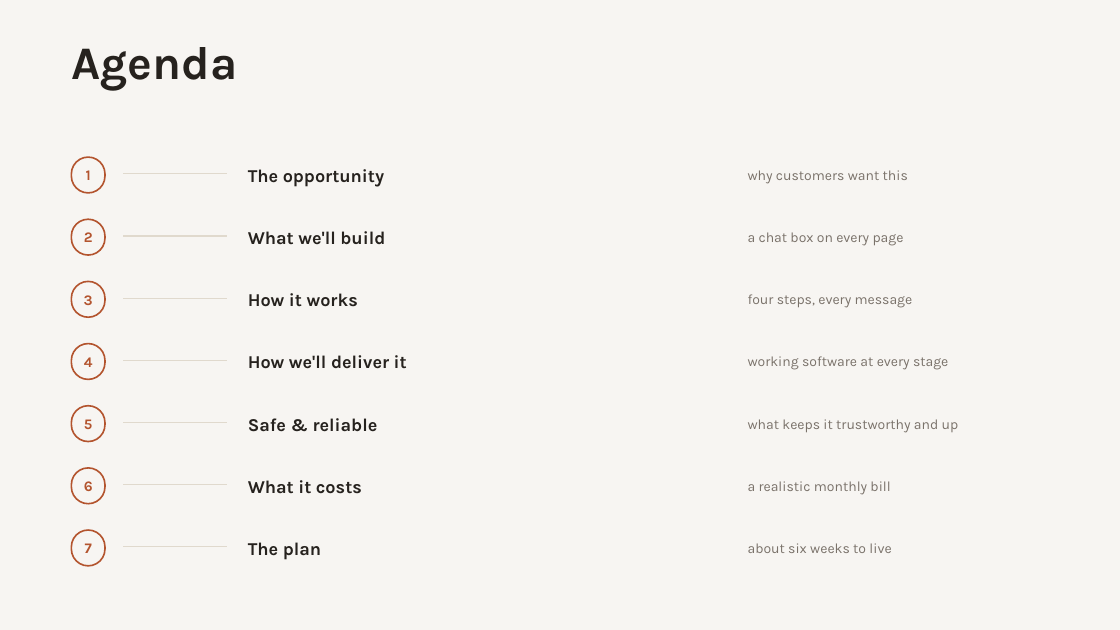
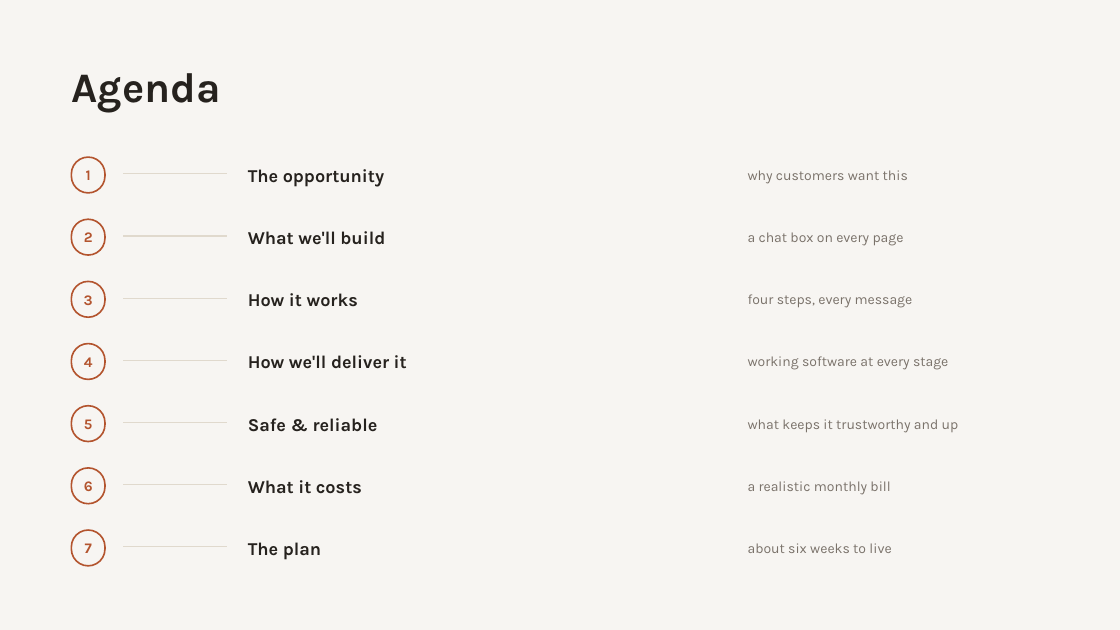
Before and after one commit to d-hackmt/ecom-store-gcp, a slide deck: slide 2 of Client reports/LUXE-AI-Assistant-Presentation.pptx. Drawn at 1120x630 pixels with LibreOffice and Linux fonts; fonts in the diff are those of the drawing. Boxes give left, top, right and bottom in pixels: in the first picture for what was removed or moved away, otherwise in the second. Text is boxed around its words. In the diff, an @@ line names an element or a change of style, - is before the commit and + after.

Commit message:
PPT updated

```diff
--- a/Client reports/LUXE-AI-Assistant-Presentation.pptx
+++ b/Client reports/LUXE-AI-Assistant-Presentation.pptx
@@ text "Agenda": place and size @@
-text "Agenda" at <box>71,47,237,91</box>
+text "Agenda" at <box>71,73,220,113</box>
@@ text "Agenda" at <box>71,73,220,113</box>: size 40 to 36 pt @@
```
